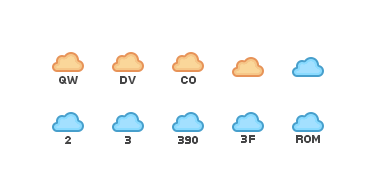
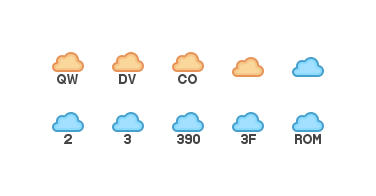
The second w=376, h=196 image is a revision of the first. Changes to its layers:
painted on "tag_ROM" over box(295, 134, 321, 144)
painted on "tag_3F" over box(241, 134, 256, 144)
painted on "tag_390" over box(177, 134, 200, 144)
painted on "tag_3" over box(124, 134, 131, 144)
painted on "tag_2" over box(64, 134, 72, 144)
painted on "tag_CO" over box(178, 74, 197, 84)
renamed "tag_DV" to "Rounded Rectangle 1", painted on it over box(119, 74, 136, 84)
painted on "tag_QW" over box(57, 74, 78, 84)
